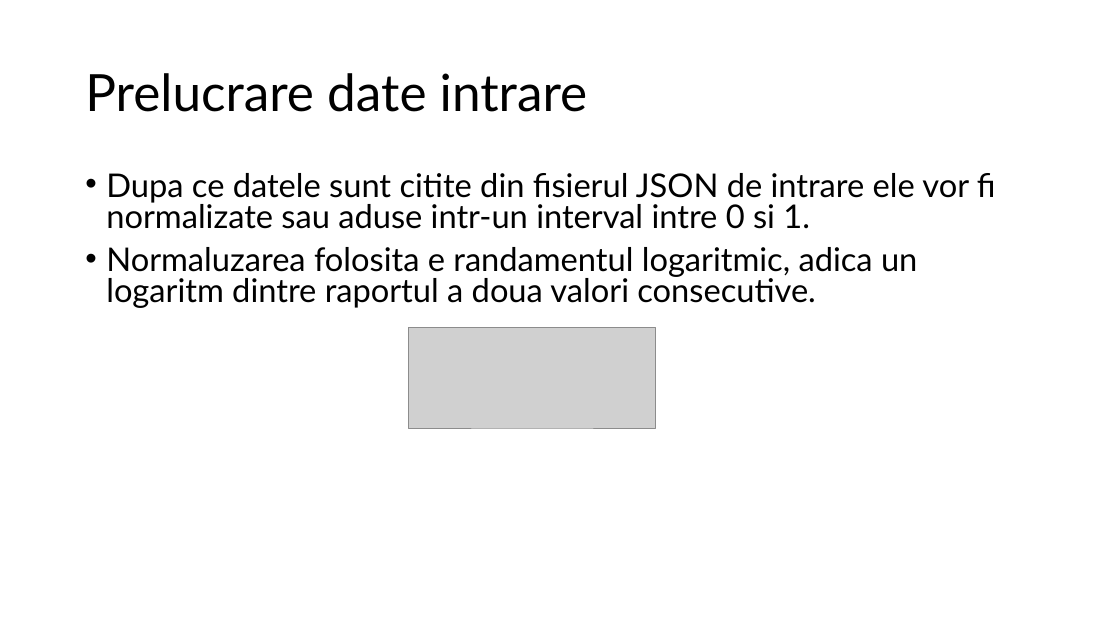
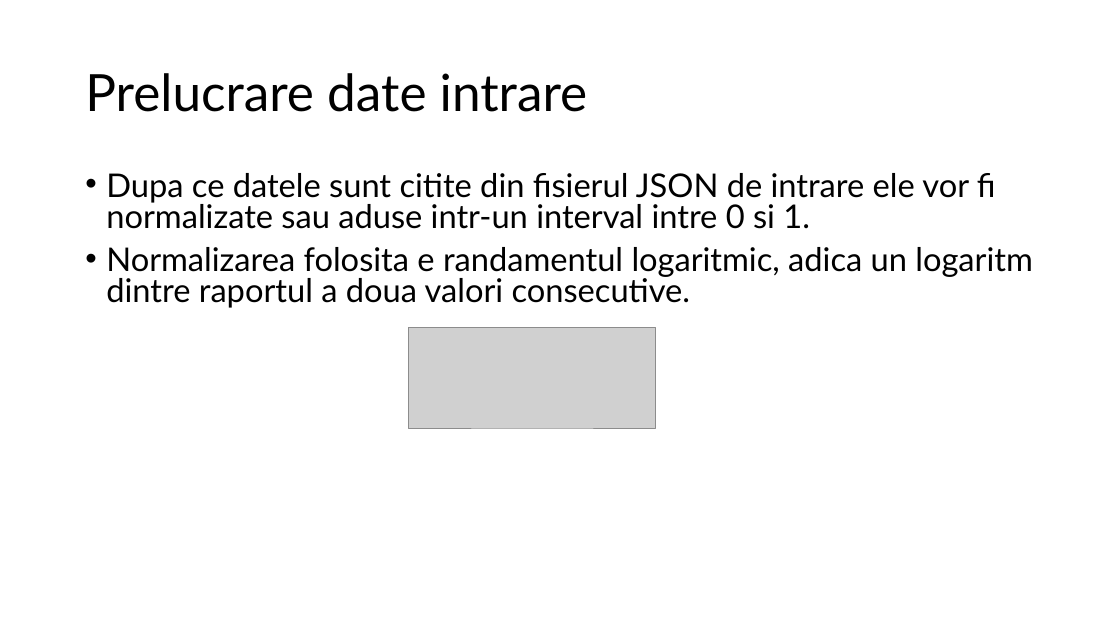
Before and after one commit to nasturas/LSTM, a slide deck: slide 6 of Doc/Prezicere pret actiuni.pptx. Drawn at 1120x630 pixels with LibreOffice and Linux fonts; fonts in the diff are those of the drawing; grey boxes stand for pictures. Boxes give left, top, right and bottom in pixels: in the first picture for what was removed or moved away, otherwise in the second. Text is boxed around its words. In the diff, an @@ line names an element or a change of style, - is before the commit and + after.

```diff
--- a/Doc/Prezicere pret actiuni.pptx
+++ b/Doc/Prezicere pret actiuni.pptx
@@ text at [106,247,1033,308]: text changed @@
-• Normaluzarea folosita e randamentul logaritmic, adica un logaritm dintre raportul a doua valori consecutive.
+• Normalizarea folosita e randamentul logaritmic, adica un logaritm dintre raportul a doua valori consecutive.
```
Also in this commit, not shown: 1 other slide changed.
